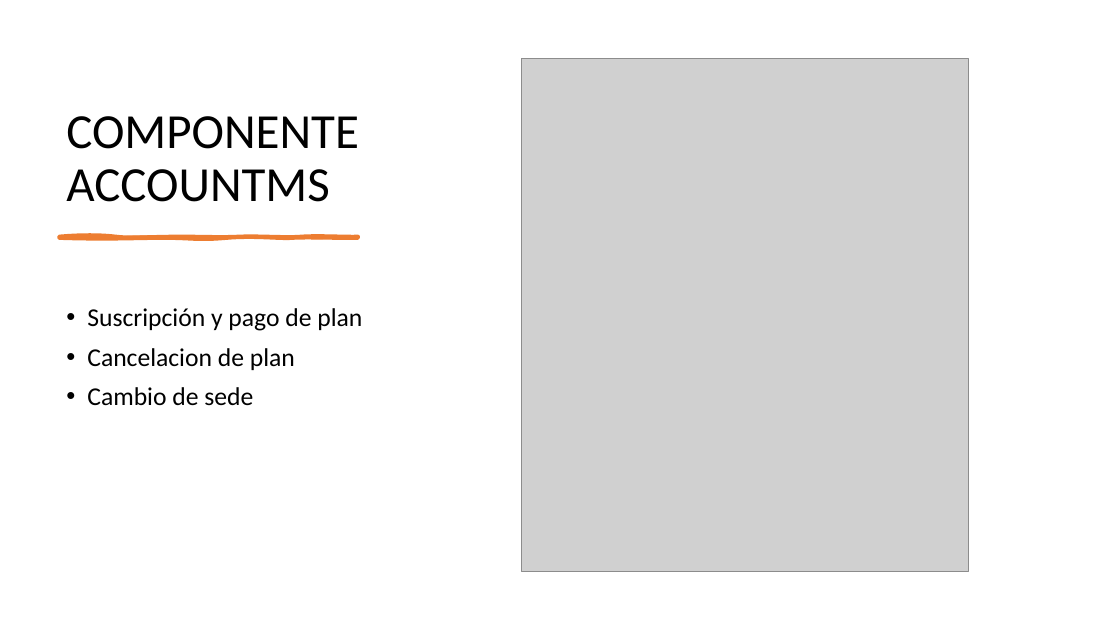
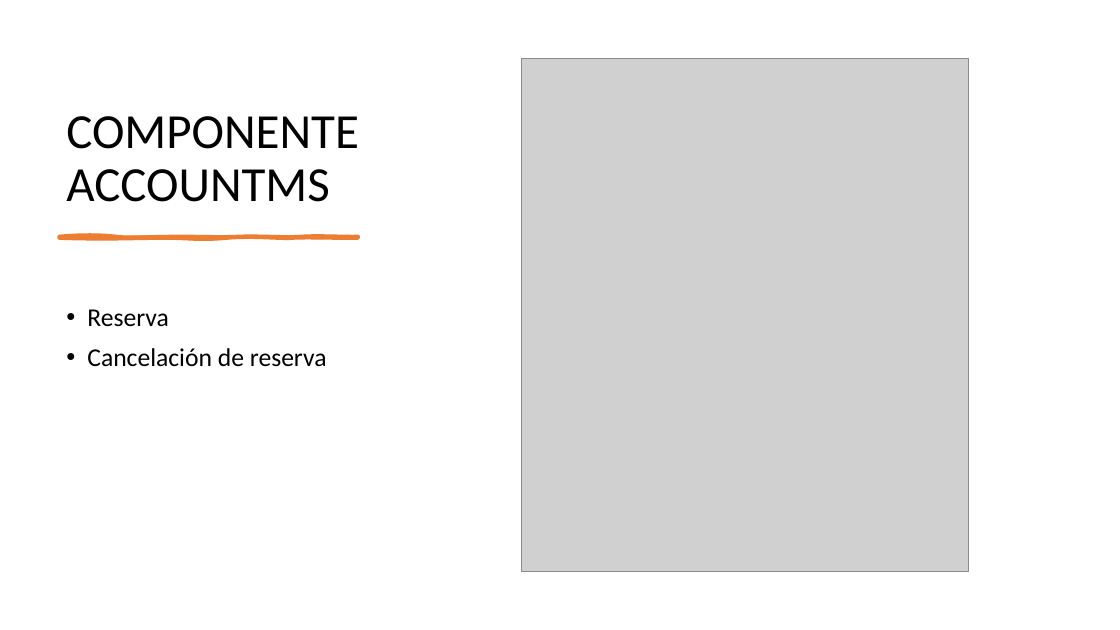
Before and after one commit to sagalarzal/4a-docs, a slide deck: slide 3 of ARQUITECTURA_SISTEMA.pptx. Drawn at 1120x630 pixels with LibreOffice and Linux fonts; fonts in the diff are those of the drawing; grey boxes stand for pictures. Boxes give left, top, right and bottom in pixels: in the first picture for what was removed or moved away, otherwise in the second. Text is boxed around its words. In the diff, an @@ line names an element or a change of style, - is before the commit and + after.

Commit message:
Cambio de archivo Arquitectura

```diff
--- a/ARQUITECTURA_SISTEMA.pptx
+++ b/ARQUITECTURA_SISTEMA.pptx
@@ text at (87,309,327,367): text changed @@
-• Suscripción y pago de plan
-• Cancelacion de plan
-• Cambio de sede
+• Reserva
+• Cancelación de reserva
```
Also in this commit, not shown: 1 other slide changed.
